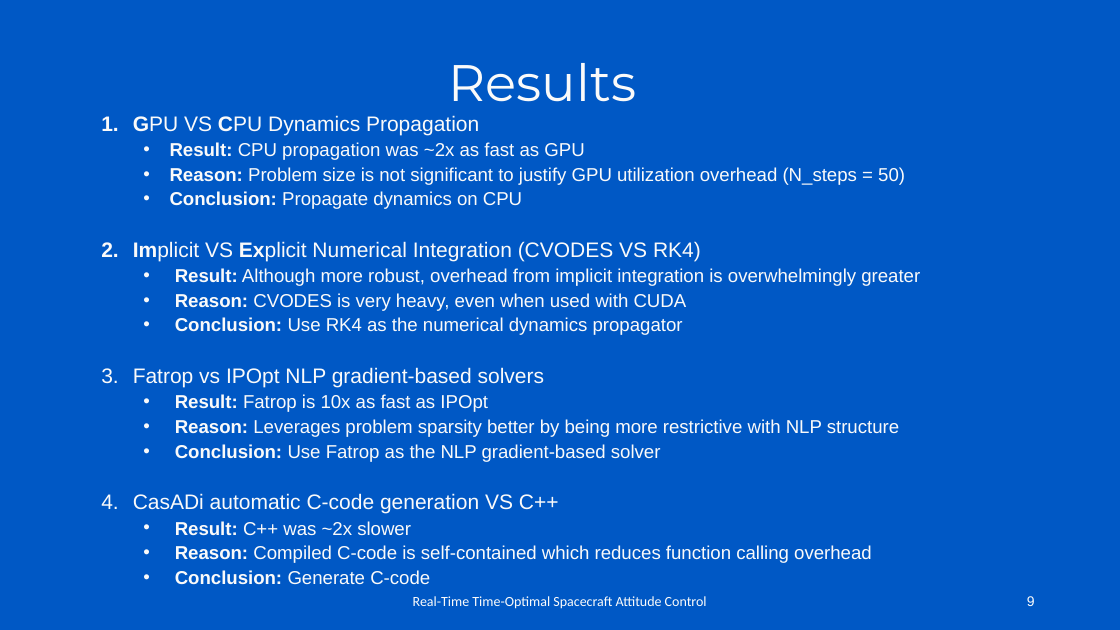
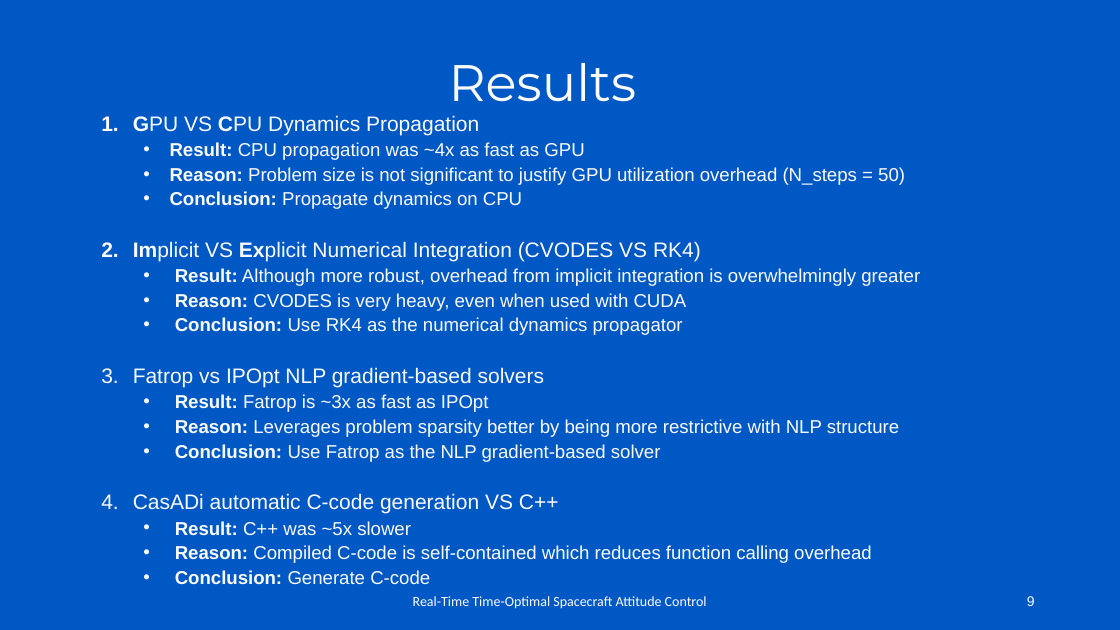
Before and after one commit to Leo8ner/TimeOptimalAttitudeControl, a slide deck: slide 9 of Presentations/Mid-Term Presentation.pptx. Drawn at 1120x630 pixels with LibreOffice and Linux fonts; fonts in the diff are those of the drawing; background and template pictures are left out. Boxes give left, top, right and bottom in pixels: in the first picture for what was removed or moved away, otherwise in the second. Text is boxed around its words. In the diff, an @@ line names an element or a change of style, - is before the commit and + after.

```diff
--- a/Presentations/Mid-Term Presentation.pptx
+++ b/Presentations/Mid-Term Presentation.pptx
@@ text at (x1=170, y1=142, x2=584, y2=160): text changed @@
-  • Result: CPU propagation was ~2x as fast as GPU
+  • Result: CPU propagation was ~4x as fast as GPU
@@ text at (x1=175, y1=394, x2=489, y2=412): text changed @@
-  • Result: Fatrop is 10x as fast as IPOpt
+  • Result: Fatrop is ~3x as fast as IPOpt
@@ text at (x1=175, y1=521, x2=411, y2=536): text changed @@
-  • Result: C++ was ~2x slower
+  • Result: C++ was ~5x slower
```
Also in this commit, not shown: 1 other slide changed, 1 slide added, 19 other files.
